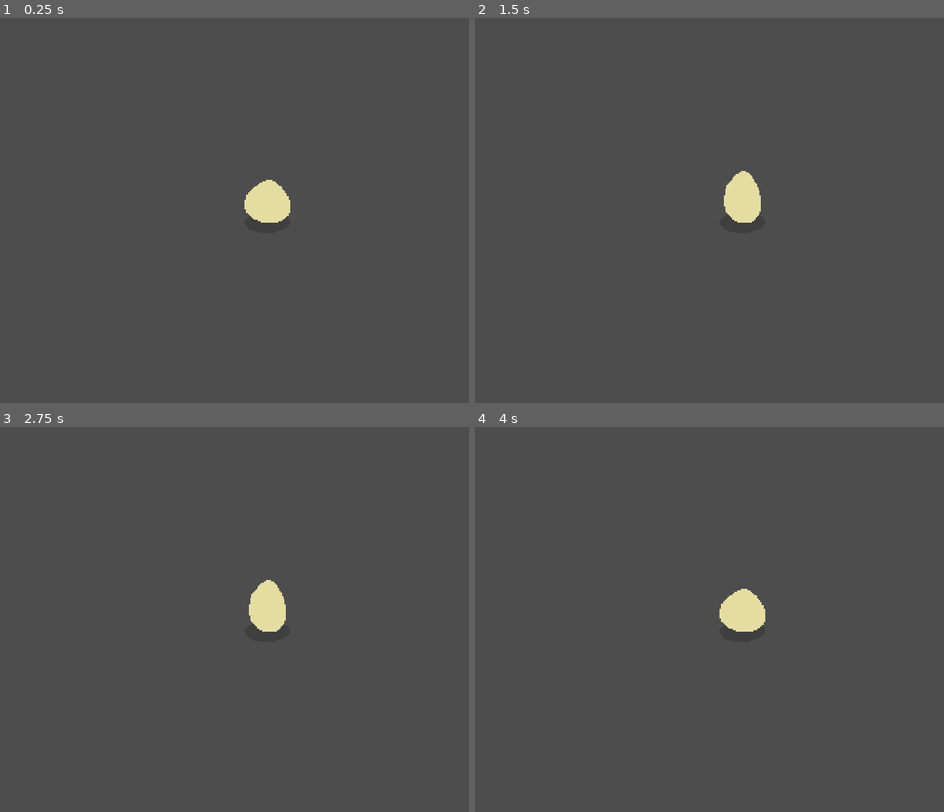
Above: before the commit, frames 1-4 (two rows, left to right).
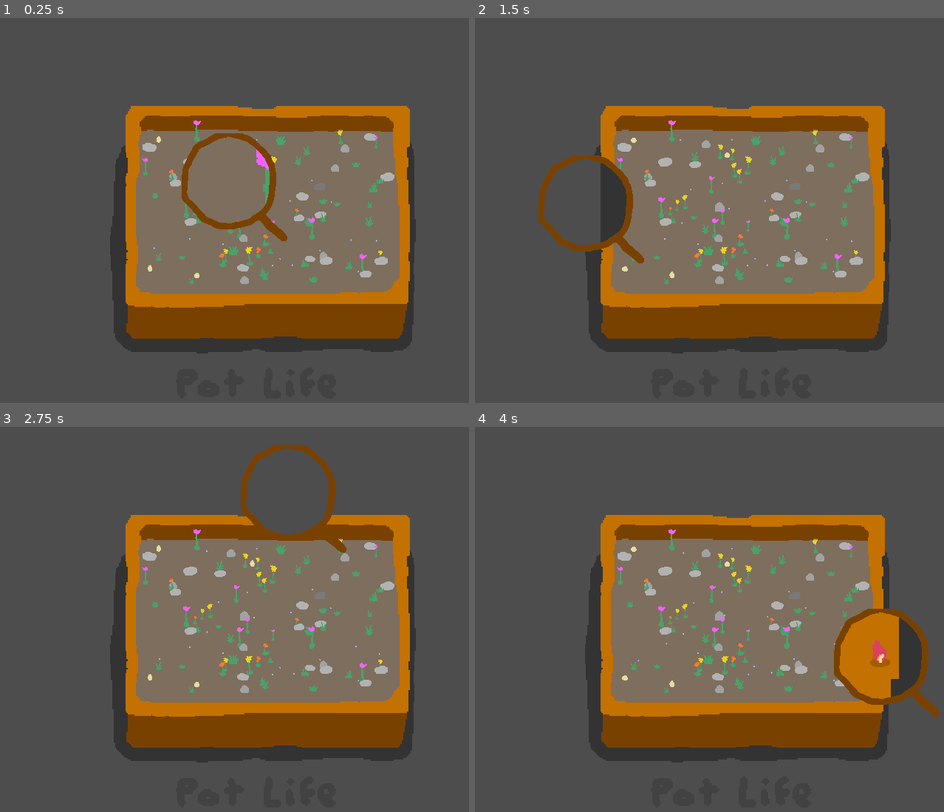
Above: after the commit, the same moments.

Repository: martindzejky/pot-life
Game: Godot game, scene res://main.tscn
The game is run twice, just before and just after one commit, with the same random seed, the same clock (stepped at 60 frames per second) and the same inputs. Before the commit the project starts from res://tests/one-creature.tscn. Sound files missing from this copy of the repository are replaced by a short silence.
Inputs (mouse positions are in pixels of both pictures, inside the frame that each line leads up to):
- Up to frame 1 (0.25 s): no input
- Up to frame 2 (1.5 s): move the mouse to (873, 198) at 0.52 s; press the mouse at (873, 198) at 0.53 s; move the mouse to (625, 245) at 1.27 s; release the mouse at (625, 245) at 1.28 s; click (625, 245) at 1.35 s
- Up to frame 3 (2.75 s): move the mouse to (328, 534) at 2.02 s; press the mouse at (328, 534) at 2.03 s
- Up to frame 4 (4 s): move the mouse to (714, 719) at 2.77 s; release the mouse at (714, 719) at 2.78 s; click (714, 719) at 2.85 s; move the mouse to (920, 696) at 3.52 s; press the mouse at (920, 696) at 3.53 s

The runs differ from the first frame. In frame 1, 40% of the frame differs, in the area x 23-89%, y 22-88%; in frame 2, 40%; in frame 3, 40%; in frame 4, 42%, in the area x 23-100%, y 22-88%.

Commit message:
fix z-index of pot background so shadows are visible

Diff:
--- a/objects/pot.tscn
+++ b/objects/pot.tscn
@@ -9,6 +9,7 @@
 [node name="pot" type="Node2D"]
 
 [node name="sprite" type="Sprite2D" parent="."]
+z_index = -10
 scale = Vector2(7, 7)
 texture = ExtResource("1_hbj56")
 
--- a/project.godot
+++ b/project.godot
@@ -13,7 +13,7 @@
 config/name="Pot Life"
 config/description="My submission for Ludum Dare #56."
 config/version="1.0"
-run/main_scene="res://tests/one-creature.tscn"
+run/main_scene="res://main.tscn"
 config/features=PackedStringArray("4.3", "GL Compatibility")
 boot_splash/image="res://sprites/splash.png"
 boot_splash/use_filter=false
